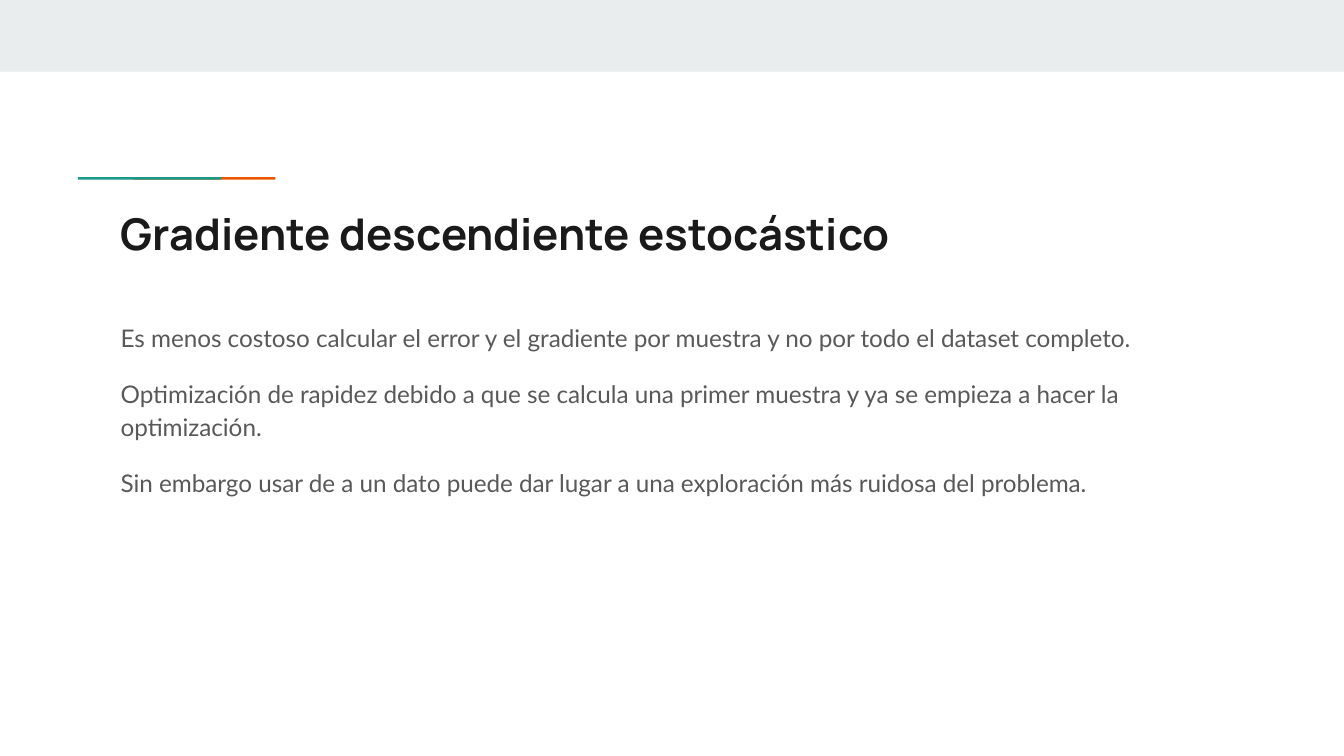
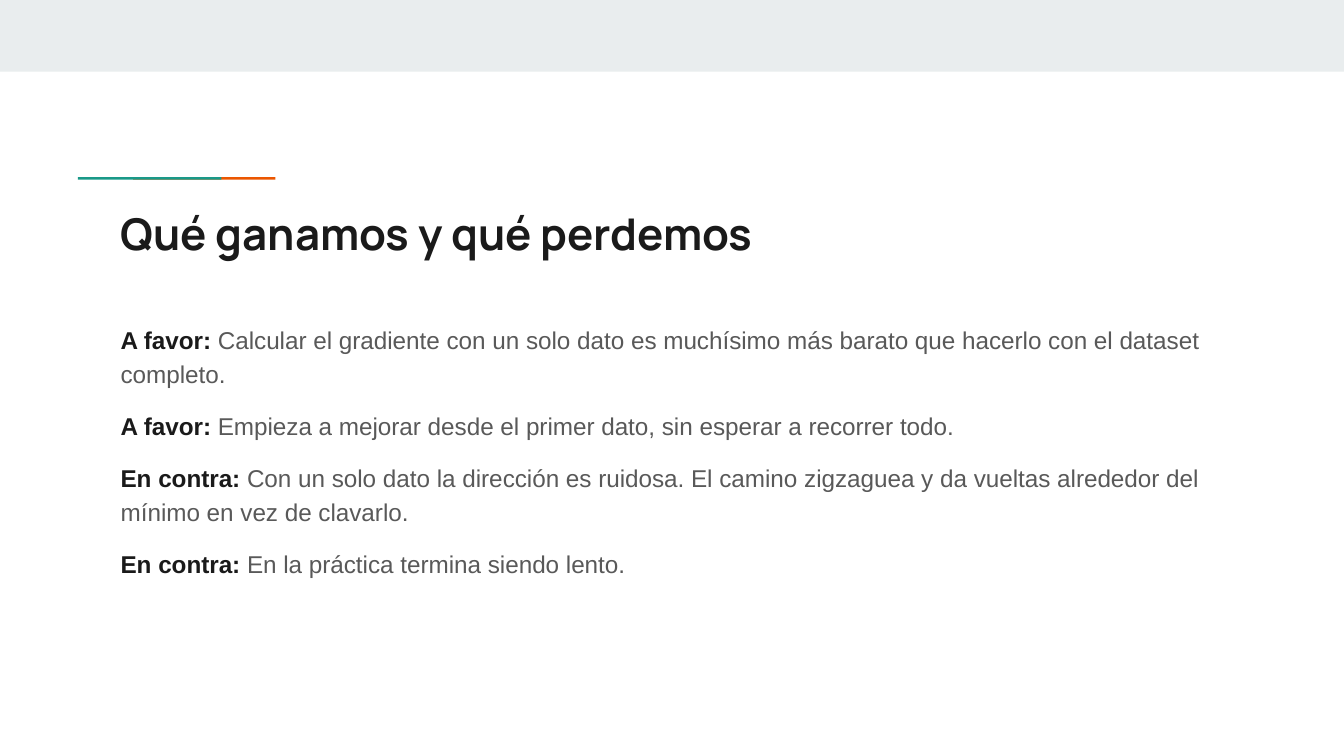
Before and after one commit to MaxiFrank7/Facultad, a slide deck: slide 18 of TUIA_Segundo/2Cuatrimestre/4C_MachineLearning/Unidad 2_ Regresión Lineal/Clase 4 - Gradiente Descendiente.pptx (slide 14 before the commit). Drawn at 1344x756 pixels with LibreOffice and Linux fonts; fonts in the diff are those of the drawing. Boxes give left, top, right and bottom in pixels: in the first picture for what was removed or moved away, otherwise in the second. Text is boxed around its words. In the diff, an @@ line names an element or a change of style, - is before the commit and + after.

```diff
--- a/TUIA_Segundo/2Cuatrimestre/4C_MachineLearning/Unidad 2_ Regresión Lineal/Clase 4 - Gradiente Descendiente.pptx
+++ b/TUIA_Segundo/2Cuatrimestre/4C_MachineLearning/Unidad 2_ Regresión Lineal/Clase 4 - Gradiente Descendiente.pptx
@@ title at [121, 215, 752, 261]: text changed @@
-Gradiente descendiente estocástico
+Qué ganamos y qué perdemos
@@ text at [121, 331, 1199, 578]: text changed; font Lato to Arial @@
-Es menos costoso calcular el error y el gradiente por muestra y no por todo el dataset completo.
-Optimización de rapidez debido a que se calcula una primer muestra y ya se empieza a hacer la optimización.
-Sin embargo usar de a un dato puede dar lugar a una exploración más ruidosa del problema.
+A favor: Calcular el gradiente con un solo dato es muchísimo más barato que hacerlo con el dataset completo.
+A favor: Empieza a mejorar desde el primer dato, sin esperar a recorrer todo.
+En contra: Con un solo dato la dirección es ruidosa. El camino zigzaguea y da vueltas alrededor del mínimo en vez de clavarlo.
+En contra: En la práctica termina siendo lento.
```
Also in this commit, not shown: 3 other slides changed, 8 slides added, 2 slides removed, 53 other files.
